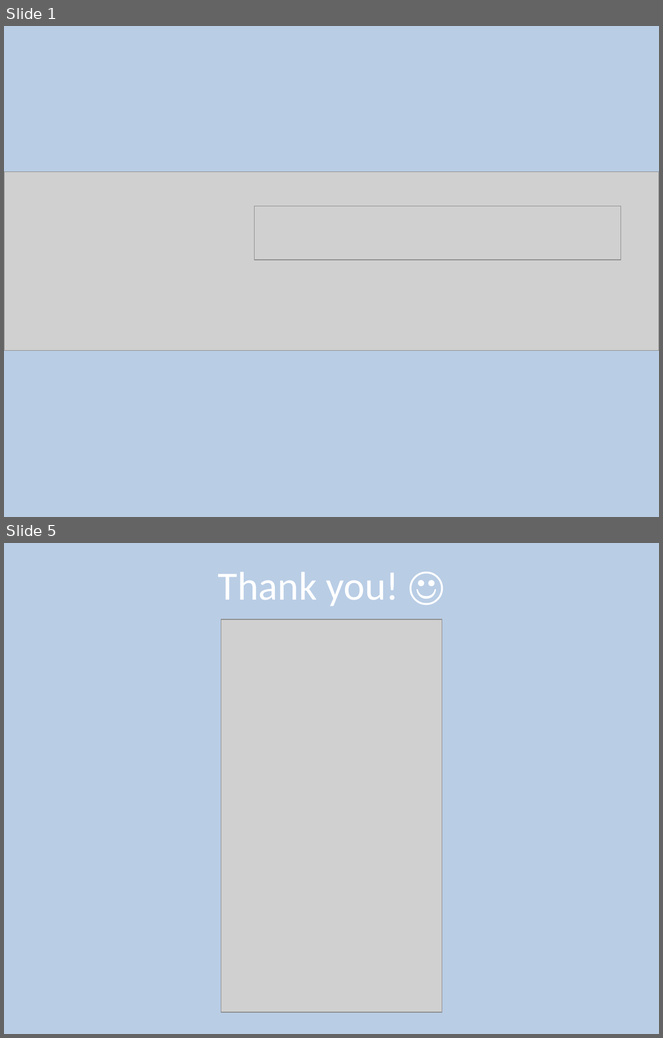
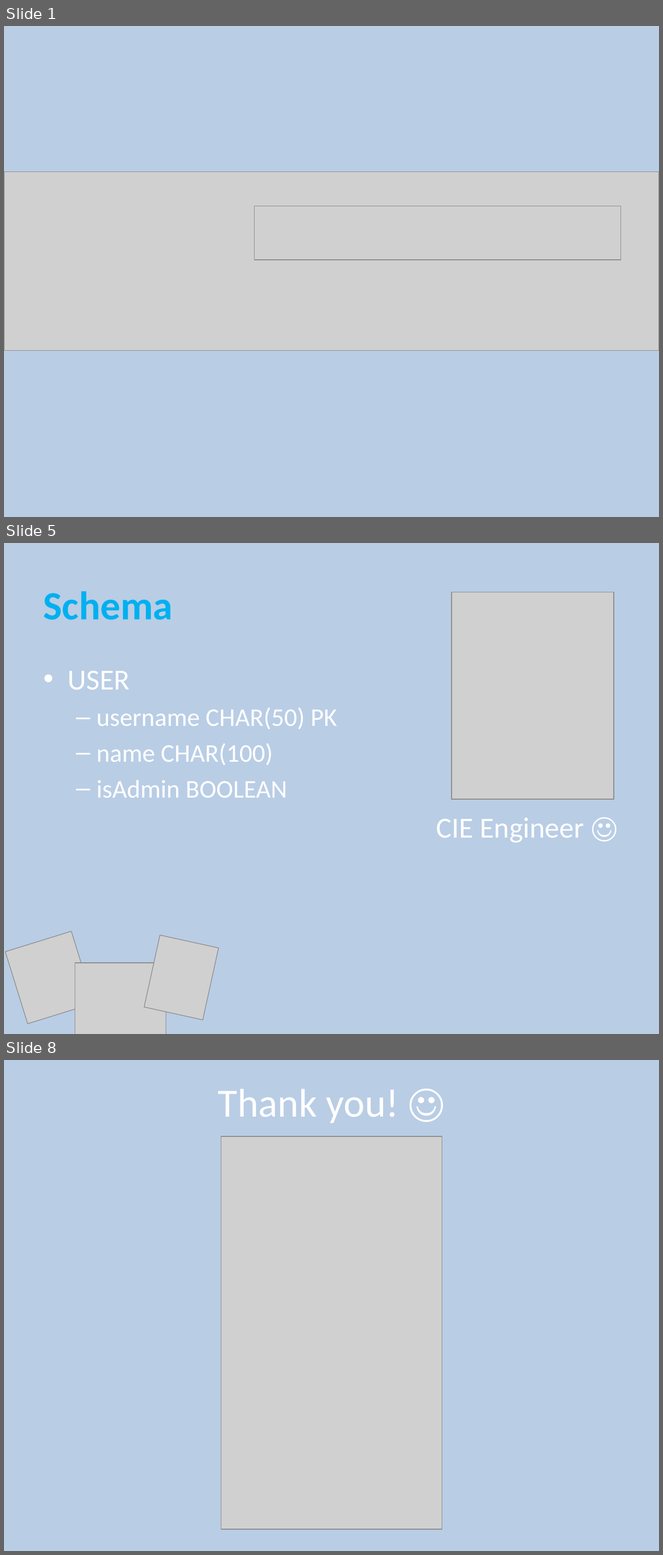
Before and after one commit to mockingjas/OWL, a slide deck: OWL.pptx. Shown one above the other, each under a label of ours: slides 1 and 5 before the commit, slides 1, 5 and 8 after it; the slides between them are not shown. The pictures are 663x1038 and 663x1555 pixels, drawn with LibreOffice and Linux fonts; fonts in the diff are those of the drawing; grey boxes stand for pictures. Boxes give left, top, right and bottom in pixels: in the first picture for what was removed or moved away, otherwise in the second. Text is boxed around its words. In the diff, an @@ line names an element or a change of style, - is before the commit and + after.

```diff
--- a/OWL.pptx
+++ b/OWL.pptx
@@ slide 5 added at bbox=[4, 543, 659, 1034], background #B9CDE5 @@
@@ title added at bbox=[44, 591, 173, 620], 44 pt, text #00B0F0, bold @@
+Schema
@@ picture added at bbox=[452, 592, 614, 799] @@
@@ text added at bbox=[68, 671, 584, 843], 28 pt, text #FFFFFF @@
+• USER
+  – username CHAR(50) PK
+  – name CHAR(100)
+  – isAdmin BOOLEAN
+CIE Engineer ☺
@@ picture added at bbox=[6, 931, 94, 1024] @@
@@ picture added at bbox=[144, 935, 219, 1020] @@
@@ picture added at bbox=[75, 963, 166, 1034] @@
@@ what was slide 5 is now slide 8 @@
```
Also in this commit, not shown: 3 slides changed, 2 other slides added.
